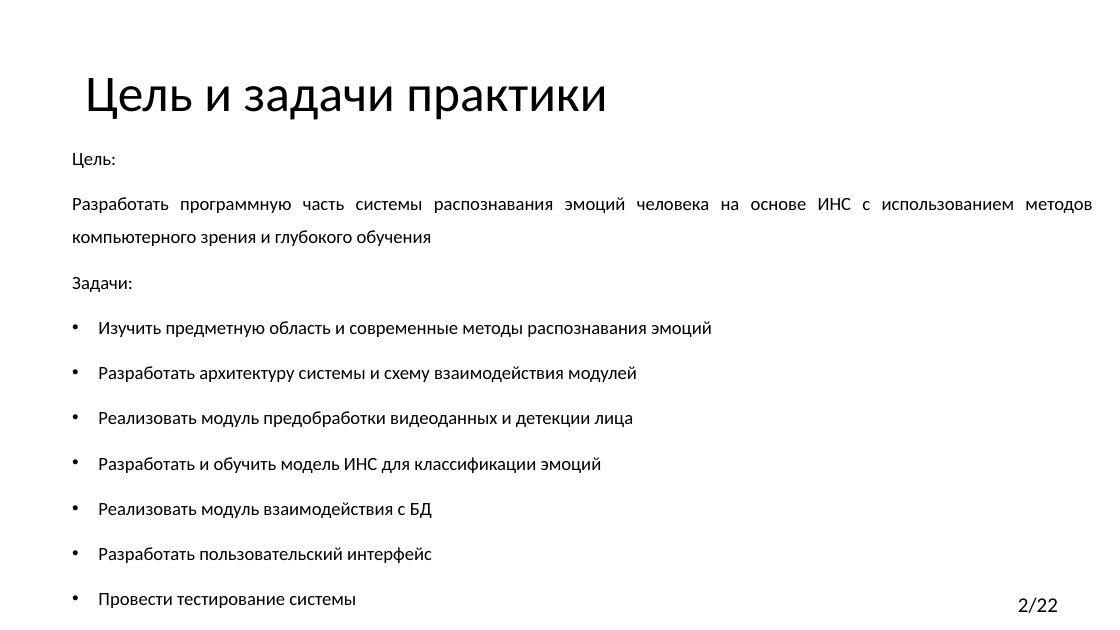
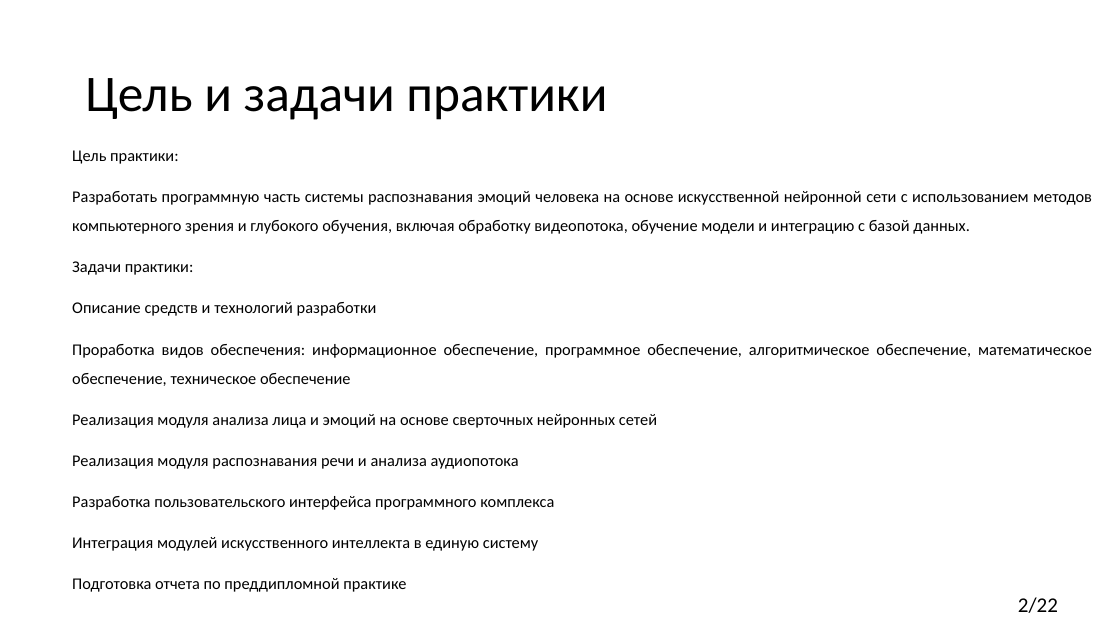
Before and after one commit to Hetsunya/diplom, a slide deck: slide 2 of вкр/практика/преза.pptx. Drawn at 1120x630 pixels with LibreOffice and Linux fonts; fonts in the diff are those of the drawing. Boxes give left, top, right and bottom in pixels: in the first picture for what was removed or moved away, otherwise in the second. Text is boxed around its words. In the diff, an @@ line names an element or a change of style, - is before the commit and + after.

Commit message:
финалка отчета

```diff
--- a/вкр/практика/преза.pptx
+++ b/вкр/практика/преза.pptx
@@ text at <box>72,150,1092,551</box>: text changed; size 16 to 14 pt @@
-Цель:
-Разработать программную часть системы распознавания эмоций человека на основе ИНС с использованием методов компьютерного зрения и глубокого обучения
-Задачи:
-• Изучить предметную область и современные методы распознавания эмоций
-• Разработать архитектуру системы и схему взаимодействия модулей
-• Реализовать модуль предобработки видеоданных и детекции лица
-• Разработать и обучить модель ИНС для классификации эмоций
-• Реализовать модуль взаимодействия с БД
-• Разработать пользовательский интерфейс
-• Провести тестирование системы
+Цель практики:
+Разработать программную часть системы распознавания эмоций человека на основе искусственной нейронной сети с использованием методов компьютерного зрения и глубокого обучения, включая обработку видеопотока, обучение модели и интеграцию с базой данных.
+Задачи практики:
+Описание средств и технологий разработки
+Проработка видов обеспечения: информационное обеспечение, программное обеспечение, алгоритмическое обеспечение, математическое обеспечение, техническое обеспечение
+Реализация модуля анализа лица и эмоций на основе сверточных нейронных сетей
+Реализация модуля распознавания речи и анализа аудиопотока
+Разработка пользовательского интерфейса программного комплекса
+Интеграция модулей искусственного интеллекта в единую систему
+Подготовка отчета по преддипломной практике
```
Also in this commit, not shown: 1 other slide changed, 1 other file.
